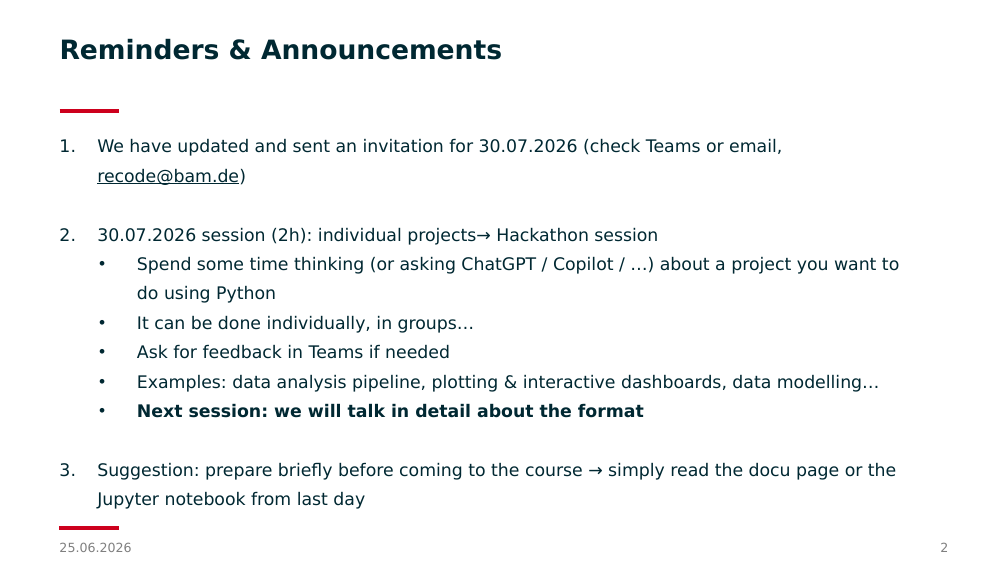
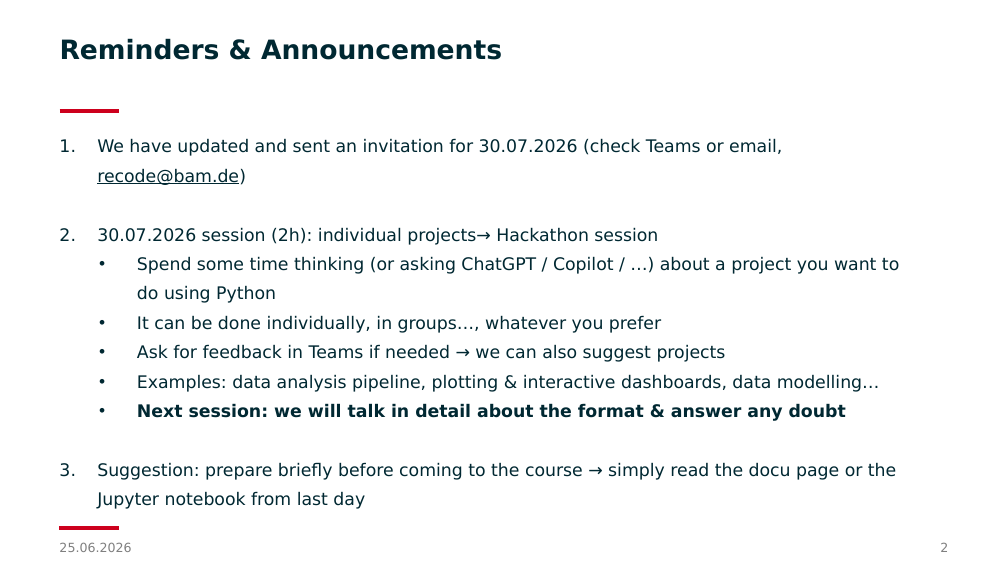
Before and after one commit to BAMresearch/RECODE, a slide deck: slide 2 of docs/module1-foundations_of_python_coding/module1s4/midmodule_recap.pptx. Drawn at 1008x567 pixels with LibreOffice and Linux fonts; fonts in the diff are those of the drawing; background and template pictures are left out. Boxes give left, top, right and bottom in pixels: in the first picture for what was removed or moved away, otherwise in the second. Text is boxed around its words. In the diff, an @@ line names an element or a change of style, - is before the commit and + after.

Commit message:
Updated presentation

```diff
--- a/docs/module1-foundations_of_python_coding/module1s4/midmodule_recap.pptx
+++ b/docs/module1-foundations_of_python_coding/module1s4/midmodule_recap.pptx
@@ text at [137,315,726,362]: text changed @@
-  • It can be done individually, in groups…
-  • Ask for feedback in Teams if needed
+  • It can be done individually, in groups…, whatever you prefer
+  • Ask for feedback in Teams if needed → we can also suggest projects
@@ text at [137,403,846,421]: text changed @@
-  • Next session: we will talk in detail about the format
+  • Next session: we will talk in detail about the format & answer any doubt
```
